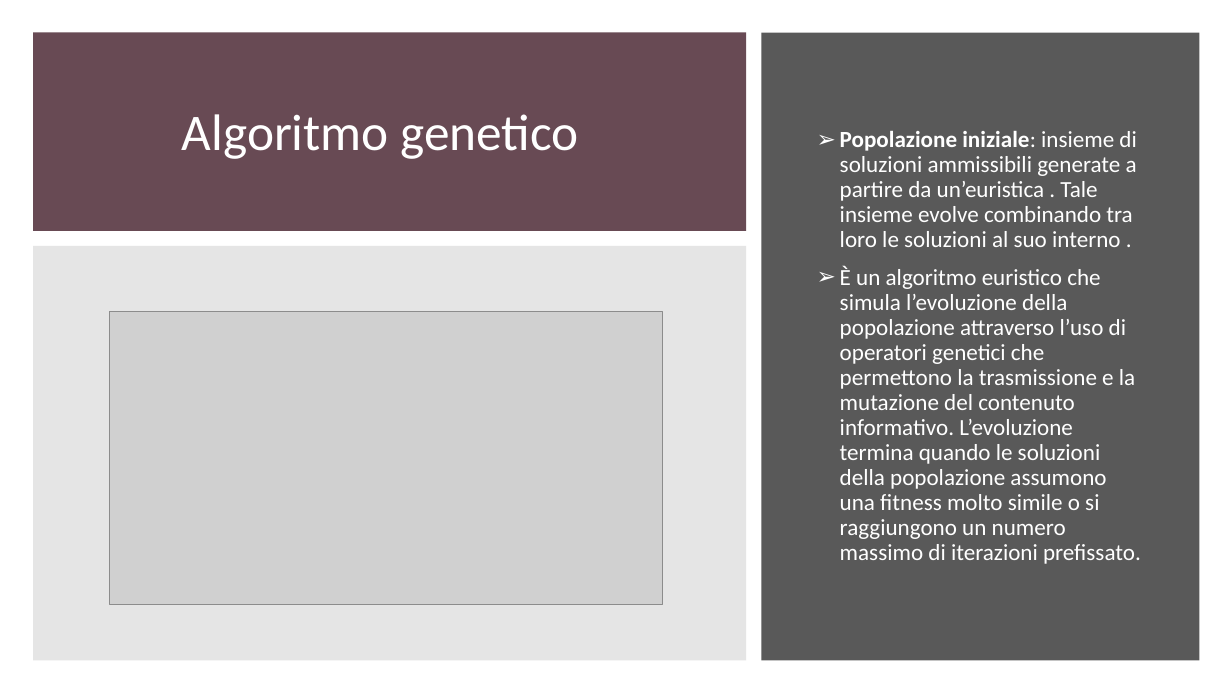
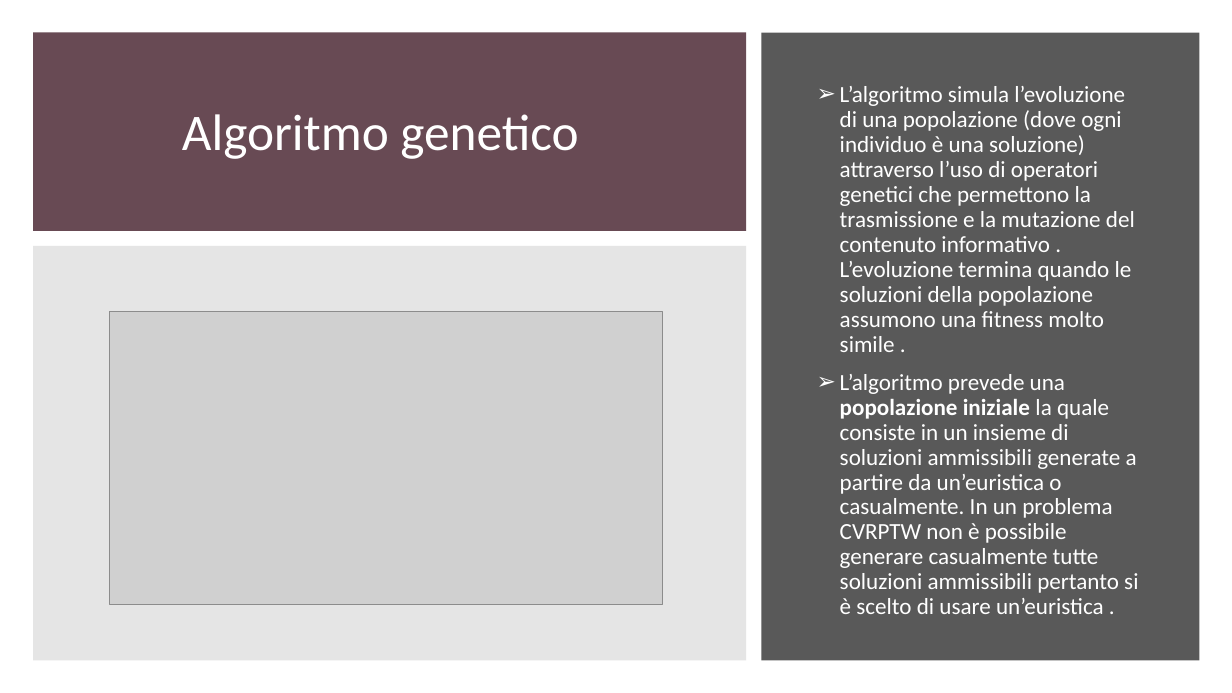
Before and after one commit to gdr-98/Greedy-heuristics-and-genetic-algorithm-for-a-CVRPTW-problem-resolution-, a slide deck: slide 5 of Power_point_nik.pptx (slide 6 before the commit). Drawn at 1232x693 pixels with LibreOffice and Linux fonts; fonts in the diff are those of the drawing; grey boxes stand for pictures. Boxes give left, top, right and bottom in pixels: in the first picture for what was removed or moved away, otherwise in the second. Text is boxed around its words. In the diff, an @@ line names an element or a change of style, - is before the commit and + after.

Commit message:
Aggiunta algoritmo eurisitca e class diagram

```diff
--- a/Power_point_nik.pptx
+++ b/Power_point_nik.pptx
@@ text at <box>840,86,1138,614</box>: text changed @@
-➢ Popolazione iniziale: insieme di soluzioni ammissibili generate a partire da un’euristica . Tale insieme evolve combinando tra loro le soluzioni al suo interno .
-➢ È un algoritmo euristico che simula l’evoluzione della popolazione attraverso l’uso di operatori genetici che permettono la trasmissione e la mutazione del contenuto informativo. L’evoluzione termina quando le soluzioni della popolazione assumono una fitness molto simile o si raggiungono un numero massimo di iterazioni prefissato.
+➢ L’algoritmo simula l’evoluzione di una popolazione (dove ogni individuo è una soluzione) attraverso l’uso di operatori genetici che permettono la trasmissione e la mutazione del contenuto informativo . L’evoluzione termina quando le soluzioni della popolazione assumono una fitness molto simile .
+➢ L’algoritmo prevede una popolazione iniziale la quale consiste in un insieme di soluzioni ammissibili generate a partire da un’euristica o casualmente. In un problema CVRPTW non è possibile generare casualmente tutte soluzioni ammissibili pertanto si è scelto di usare un’euristica .
```
Also in this commit, not shown: 14 other slides changed, 8 slides added, 5 slides removed.
